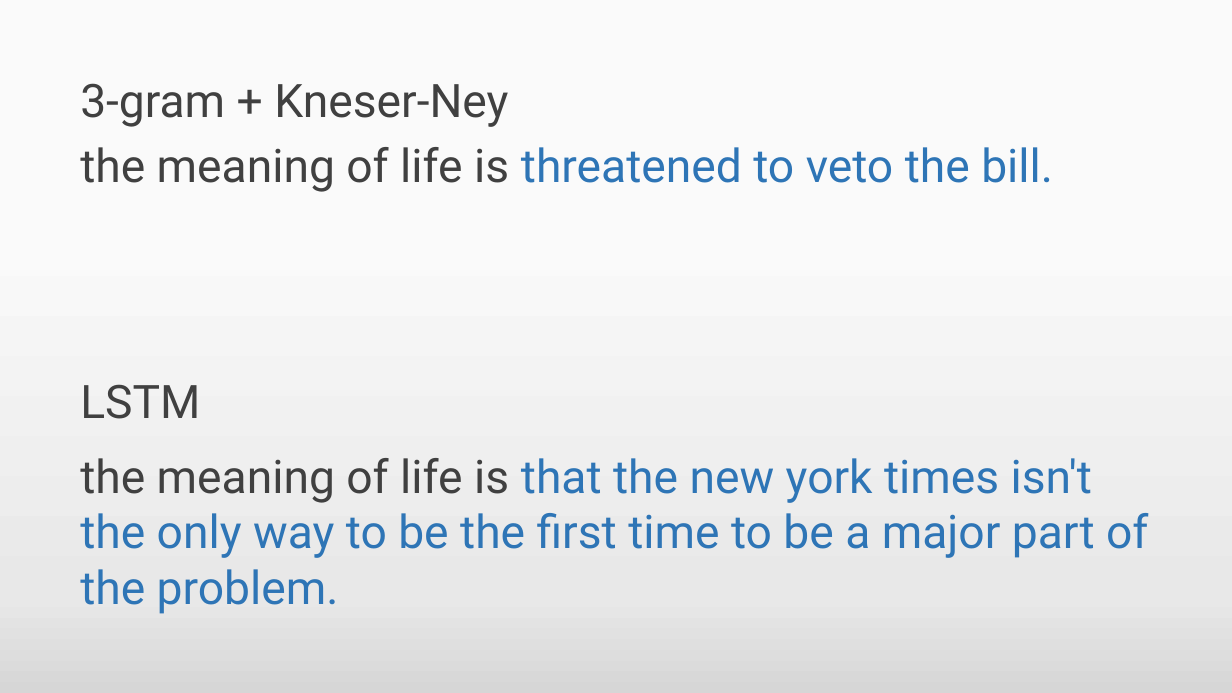
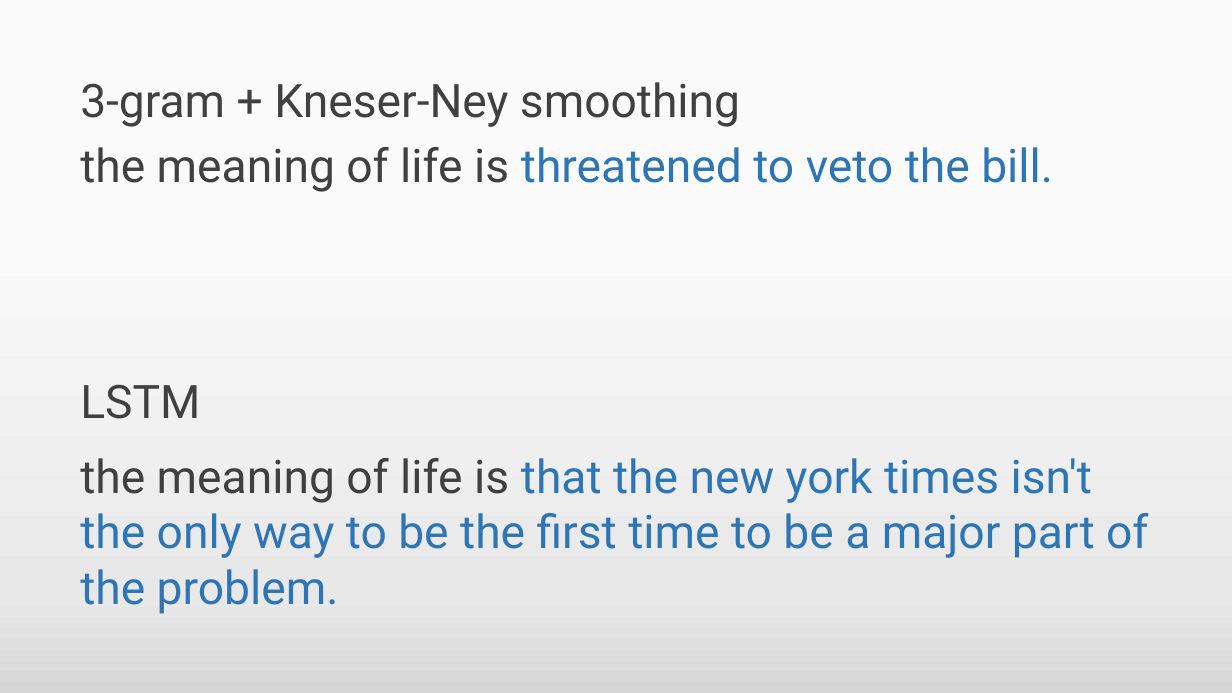
Before and after one commit to DevanKuleindiren/part-ii-dissertation, a slide deck: slide 25 of Progress Presentation/Progress Presentation.pptx (slide 26 before the commit). Drawn at 1232x693 pixels with LibreOffice and Linux fonts; fonts in the diff are those of the drawing. Boxes give left, top, right and bottom in pixels: in the first picture for what was removed or moved away, otherwise in the second. Text is boxed around its words. In the diff, an @@ line names an element or a change of style, - is before the commit and + after.

```diff
--- a/Progress Presentation/Progress Presentation.pptx
+++ b/Progress Presentation/Progress Presentation.pptx
@@ text at (80, 82, 740, 127): text changed @@
-3-gram + Kneser-Ney
+3-gram + Kneser-Ney smoothing
```
Also in this commit, not shown: 4 other slides changed, 2 slides removed, 1 other file.
